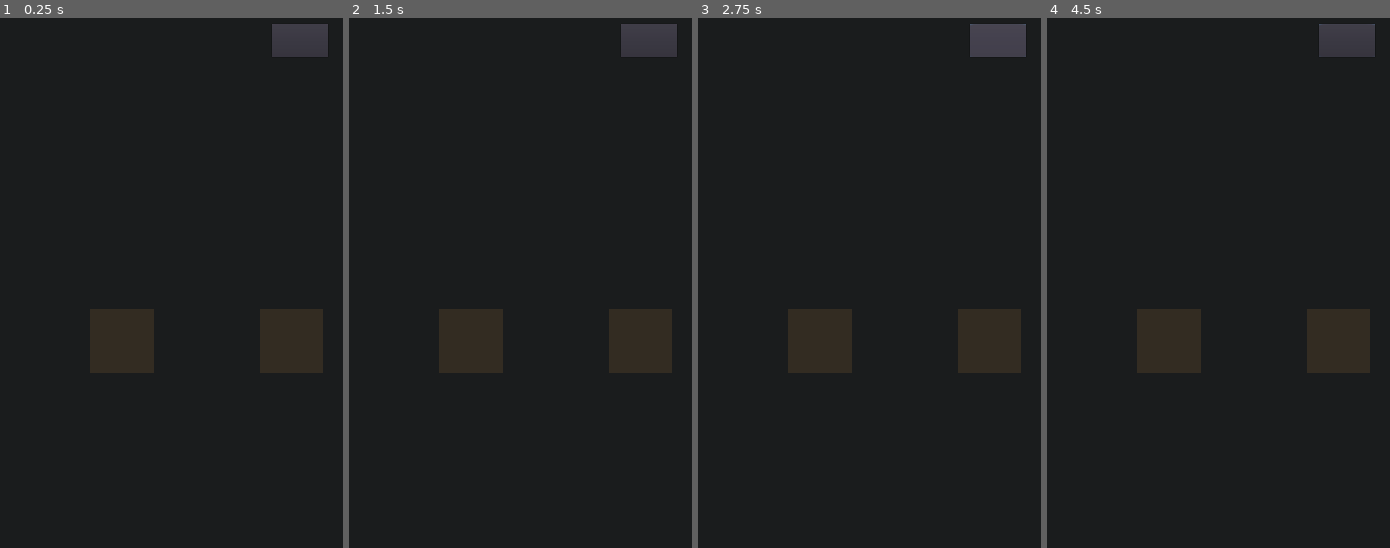
Above: before the commit, frames 1-4 (left to right).
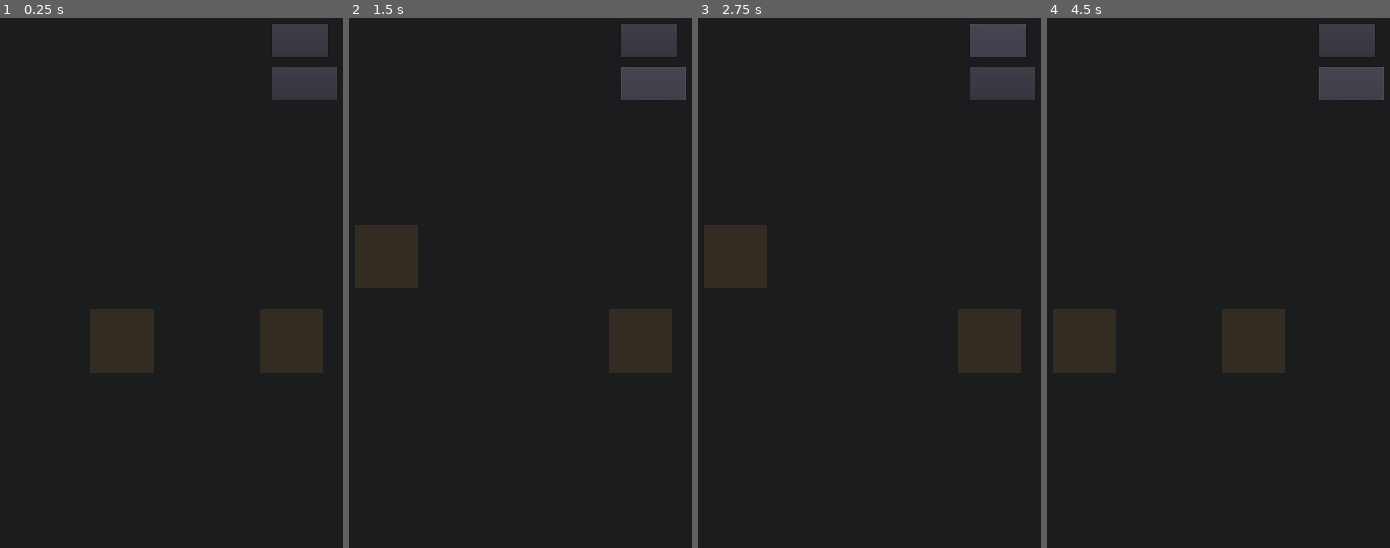
Above: after the commit, the same moments.

Repository: VincentSchmid/2048_godot
Game: Godot game, scene res://scenes/main.tscn
Two runs of this game, one before a commit and one after it. Both use one fixed random seed, a clock stepped at 60 frames per second and the inputs below.
Inputs (mouse positions are in pixels of both pictures, inside the frame that each line leads up to):
- Up to frame 1 (0.25 s): no input
- Up to frame 2 (1.5 s): click (654, 81) at 0.5 s, where only the run after the commit has a clickable "NEW GAME"; click (654, 81) at 1.25 s, where only the run after the commit has a clickable "NEW GAME"
- Up to frame 3 (2.75 s): click "UNDO" at 2 s
- Up to frame 4 (4.5 s): click "UNDO" at 2.75 s; click "UNDO" at 3.5 s; click (1352, 81) at 4.25 s, where only the run after the commit has a clickable "NEW GAME"

The runs differ from the first frame. In frame 1, 1.2% of the frame differs, in the area x 79-99%, y 9-16%; in frame 2, 5.6%; in frame 3, 5.6%; in frame 4, 10%, in the area x 1-99%, y 1-67%.

Commit message:
added new game

Diff:
--- a/scenes/main.tscn
+++ b/scenes/main.tscn
@@ -28,6 +28,14 @@
 [node name="Pieces" type="Node" parent="Controller"]
 script = ExtResource( 11 )
 
+[node name="NewGame" type="Button" parent="Controller"]
+margin_left = 893.0
+margin_top = 231.0
+margin_right = 1097.0
+margin_bottom = 336.0
+custom_fonts/font = ExtResource( 1 )
+text = "NEW GAME"
+
 [node name="Undo" type="Button" parent="Controller"]
 margin_left = 891.0
 margin_top = 95.0
--- a/scripts/Controller.gd
+++ b/scripts/Controller.gd
@@ -13,6 +13,7 @@
 var WINDOW_WIDTH = ProjectSettings.get_setting("display/window/size/width")
 
 onready var undo_button = get_node("Undo")
+onready var new_game_button = get_node("NewGame")
 onready var SwipeHandler = get_node("SwipeHandler")
 onready var map = get_node("Board")
 onready var piece_factory = get_node("Pieces")
@@ -42,8 +43,9 @@
 
 	SwipeHandler.connect("swiped", self, "on_swipe")
 	undo_button.connect("pressed", self, "on_undo")
+	new_game_button.connect("pressed", self, "on_new_game")
 	self.connect("game_over", self, "on_game_over")
-	map.init_map(MAP_SIZE)
+
 	start_game()
 
 func _process(delta):
@@ -59,17 +61,21 @@
 func on_undo():
 	commandHandler.undo()
 
+func on_new_game():
+	start_game()
+
 func on_game_over():
 	playing = false
 	print("game over")
 
 func start_game():
-	playing = true
+	map.init_map(MAP_SIZE)
 	var value_map = mapPopulateStrat.populate_map(MAP_SIZE,
 		STARTING_PIECE_COUNT,
 		POSSIBLE_STARING_PIECES)
 
 	place_pieces(value_map)
+	playing = true
 
 func place_pieces(value_map: Array):
 	for y in value_map.size():
--- a/scripts/PlayBoard.gd
+++ b/scripts/PlayBoard.gd
@@ -14,6 +14,9 @@
 func init_map(map_size):
 	_map_size = map_size
 	rng.randomize()
+
+	if not map.empty():
+		clear_map()
 
 	map = [];
 	for y in _map_size:
@@ -70,8 +73,16 @@
 
 	return true
 
-func remove_piece(piece):
-	garbage_pieces.append(piece)
+func _delete_piece(piece: Node):
+	piece.queue_free()
+
+func clear_map():
+	for x in _map_size:
+		for y in _map_size:
+			var pos = Vector2(x, y)
+			if not is_free(pos):
+				_delete_piece(get_piece(pos))
+
 
 func is_free(position: Vector2) -> bool:
 	return is_on_map(position) && get_piece(position) == null
